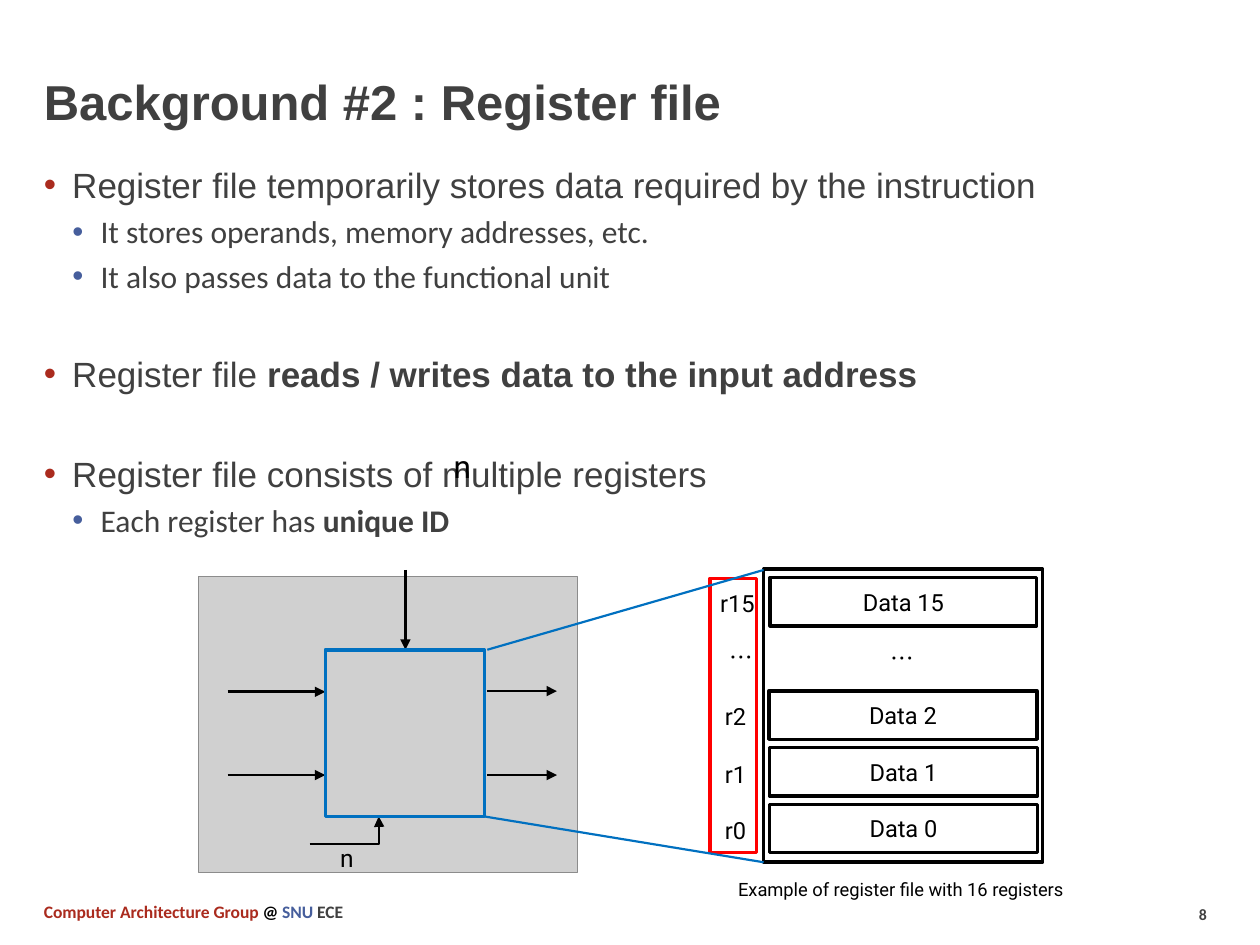
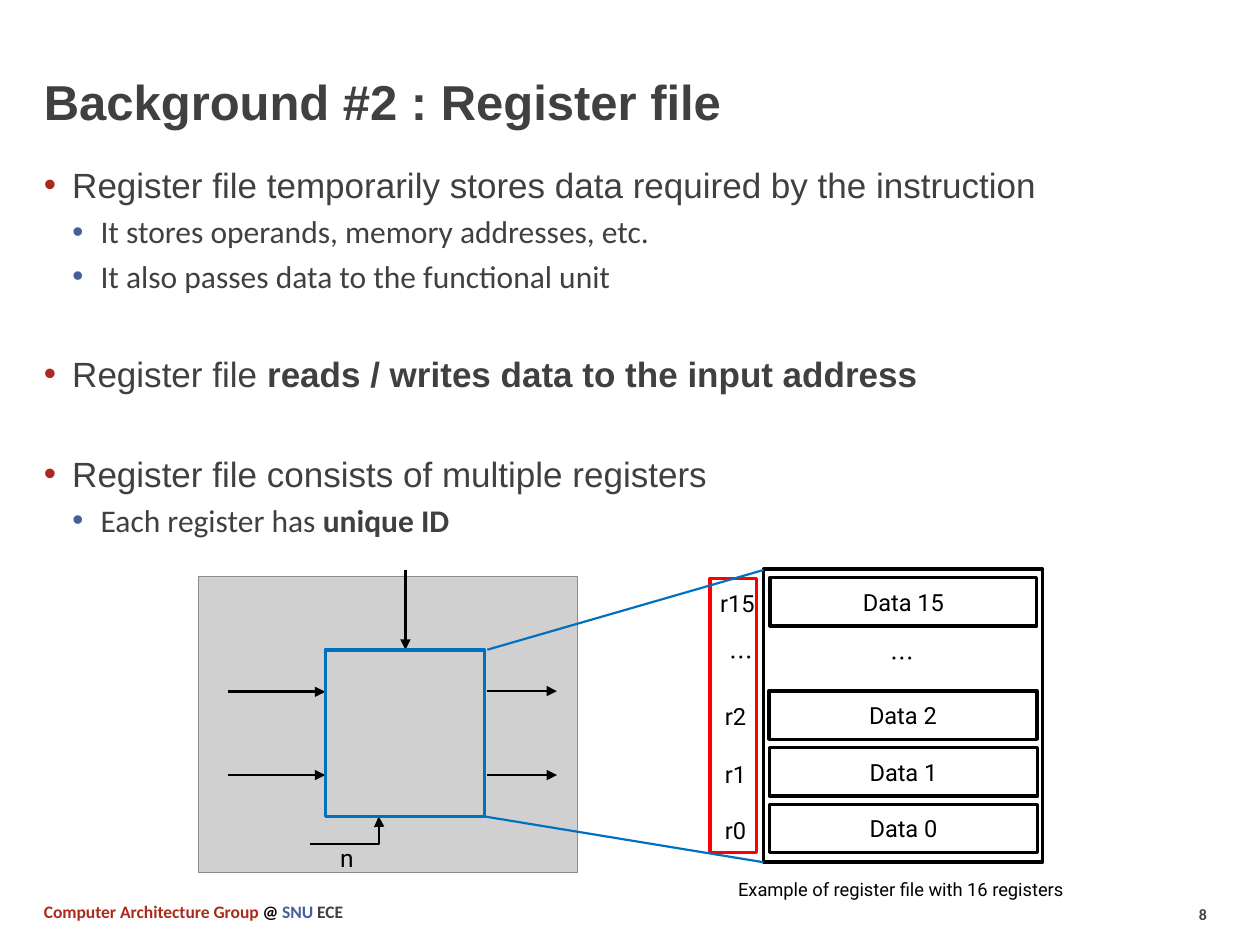
Before and after one commit to jsl013/Samsung-NPEX-2021, a slide deck: slide 8 of docs/NPEX-2021-Jaewoong-Sim-Lab1.pptx. Drawn at 1260x945 pixels with LibreOffice and Linux fonts; fonts in the diff are those of the drawing; grey boxes stand for pictures. Boxes give left, top, right and bottom in pixels: in the first picture for what was removed or moved away, otherwise in the second. Text is boxed around its words. In the diff, an @@ line names an element or a change of style, - is before the commit and + after.

```diff
--- a/docs/NPEX-2021-Jaewoong-Sim-Lab1.pptx
+++ b/docs/NPEX-2021-Jaewoong-Sim-Lab1.pptx
@@ text removed at bbox=[454, 461, 471, 486] @@
-n
```
Also in this commit, not shown: 4 other slides changed.
